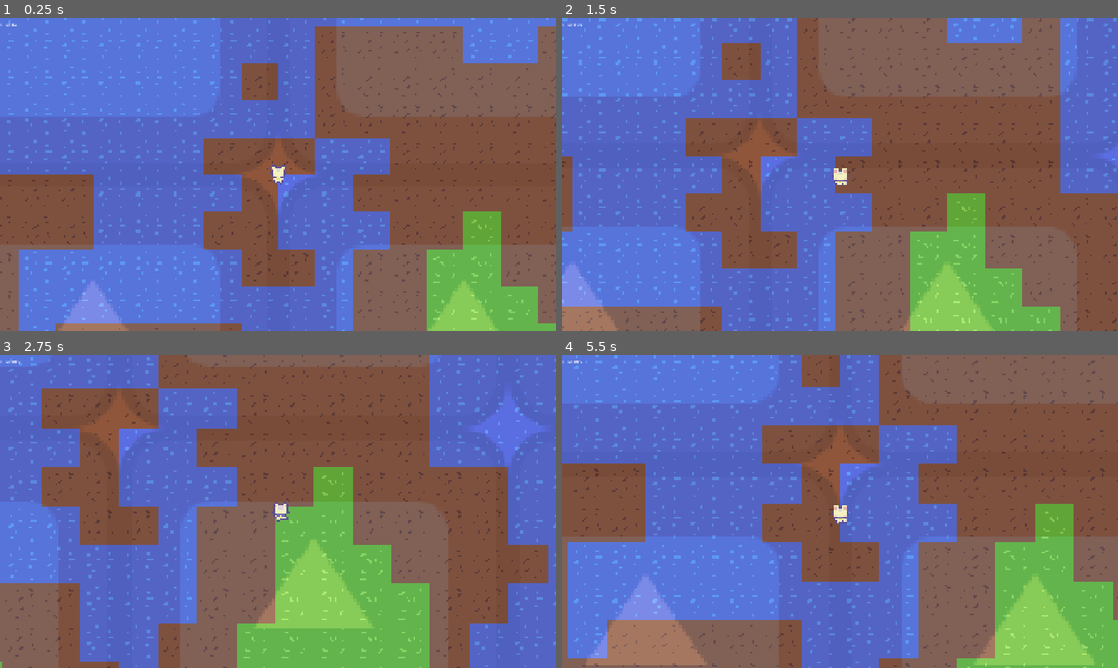
Above: before the commit, frames 1-4 (two rows, left to right).
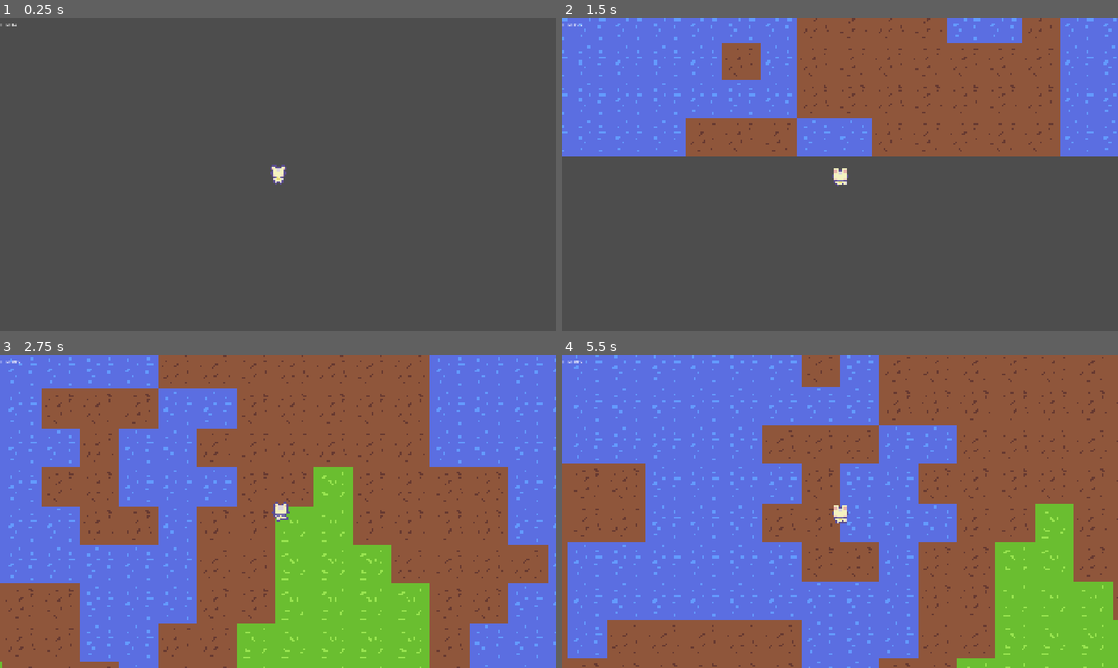
Above: after the commit, the same moments.

Repository: zzxn/rim-lab
Game: Godot game, scene res://scenes/main.tscn
Same seed, same stepped clock (60 frames per second), same inputs: the game is played once before the commit and once after it. The engine's default icon, where the game draws it, is replaced by a stand-in: a white triangle on a blue panel in a dark square.
Inputs (mouse positions are in pixels of both pictures, inside the frame that each line leads up to):
- Up to frame 1 (0.25 s): no input
- Up to frame 2 (1.5 s): tap Enter at 0.5 s; move the mouse to (962, 158) at 0.52 s; hold D (move_right) 0.53-1.28 s; hold Mouse wheel up (zoom_in) 0.53-1.28 s; move the mouse to (728, 190) at 1.27 s; hold S (move_down) from 1.28 s (still down); tap Mouse wheel down (zoom_out) at 1.35 s
- Up to frame 3 (2.75 s): move the mouse to (333, 442) at 2.02 s; release S (move_down) at 2.03 s; hold D (move_right) from 2.03 s (still down); hold Mouse wheel up (zoom_in) from 2.03 s (still down)
- Up to frame 4 (5.5 s): move the mouse to (812, 574) at 2.77 s; release D (move_right) at 2.78 s; release Mouse wheel up (zoom_in) at 2.78 s; hold W (move_up) 2.78-3.53 s; tap Mouse wheel down (zoom_out) at 2.85, 4.35 s; move the mouse to (1006, 558) at 3.52 s; hold Mouse wheel up (zoom_in) 3.53-4.28 s; hold A (move_left) 3.53-5.03 s; move the mouse to (673, 464) at 4.27 s; move the mouse to (867, 511) at 5.02 s; hold S (move_down) from 5.03 s (still down); hold Mouse wheel up (zoom_in) from 5.03 s (still down)

The runs differ from the first frame. In frame 1, 99% of the frame differs, in the area x 0-100%, y 0-100%; in frame 2, 79%; in frame 3, 61%; in frame 4, 56%.

Commit message:
feat: erase jitter caused by block loading by splitting frame

Diff:
--- a/scenes/block.tscn
+++ b/scenes/block.tscn
@@ -42,6 +42,7 @@
 noise = SubResource("FastNoiseLite_bk4tb")
 
 [node name="Sprite2D" type="Sprite2D" parent="."]
+visible = false
 modulate = Color(1, 1, 1, 0.196078)
 scale = Vector2(24.9922, 25.0313)
 texture = ExtResource("6_bk4tb")
--- a/scenes/main.tscn
+++ b/scenes/main.tscn
@@ -56,7 +56,7 @@
 
 [node name="Main" type="Node" node_paths=PackedStringArray("player")]
 script = ExtResource("1_o5qli")
-block_size = Vector2i(10, 10)
+block_size = Vector2i(50, 50)
 noise = SubResource("FastNoiseLite_o5qli")
 player = NodePath("Player")
 
--- a/scripts/main.gd
+++ b/scripts/main.gd
@@ -19,6 +19,11 @@
 
 const LOAD_DISTANCE = 3
 
+const BLOCK_ENTER_SCENE_TIME_GAP = 0.05
+var block_enter_timeout = 0.0
+
+var block_enter_scene_queue = []
+
 # Called when the node enters the scene tree for the first time.
 func _ready() -> void:
 	print("main ready")
@@ -26,6 +31,18 @@
 
 func _physics_process(delta: float) -> void:
 	generate()
+	block_enter_timeout = max(block_enter_timeout - delta, 0)
+	if block_enter_timeout <= 0 and block_enter_scene_queue:
+		block_enter_timeout += BLOCK_ENTER_SCENE_TIME_GAP
+		var block = block_enter_scene_queue.pop_front()
+		if block.block_pos in curr_block_dict:
+			push_warning("block exit!", str(block.block_pos))
+		else:
+			print("add_child(block)", str(block.block_pos))
+			curr_block_dict[block.block_pos] = block
+			add_child(block)
+			generate_task_dict.erase(block.block_pos)
+
 
 
 func generate():
@@ -42,12 +59,12 @@
 		if block_pos not in curr_block_dict and block_pos not in generate_task_dict:
 			var task_id := WorkerThreadPool.add_task(generate_block.bind(block_pos))
 			generate_task_dict[block_pos] = task_id
-		#if block_pos not in curr_block_dict and block_pos not in generate_task_dict:
-		#	generate_block(block_pos)
+
 	# unload blocks
 	for block in curr_block_dict.values():
 		if abs(block.block_pos.x - curr_block_pos.x) >= (LOAD_DISTANCE + 2) or abs(block.block_pos.y - curr_block_pos.y) >= (LOAD_DISTANCE + 2):
 			remove_block(block)
+
 
 
 func generate_block(pos: Vector2i):
@@ -57,6 +74,7 @@
 	block.block_size = block_size
 	block.block_pos = pos
 	block.position = Vector2(pos.x * block_size.x * 32, pos.y * block_size.y * 32)
+	block.name = "Block " + str(pos)
 	block.generate()
 	# OS.delay_msec(randi() % 100)
 	call_deferred("add_block", block)
@@ -68,12 +86,14 @@
 
 func add_block(block: Block):
 	#print("add_block", str(block.block_pos))
-	if block.block_pos in curr_block_dict:
-		push_warning("block exit!", str(block.block_pos))
-		return
-	curr_block_dict[block.block_pos] = block
-	add_child(block)
-	generate_task_dict.erase(block.block_pos)
+	#if block.block_pos in curr_block_dict:
+		#push_warning("block exit!", str(block.block_pos))
+		#return
+	#curr_block_dict[block.block_pos] = block
+	#add_child(block)
+	#generate_task_dict.erase(block.block_pos)
+	print("append_block", str(block.block_pos))
+	block_enter_scene_queue.append(block)
 
 
 func remove_block(block: Block):
